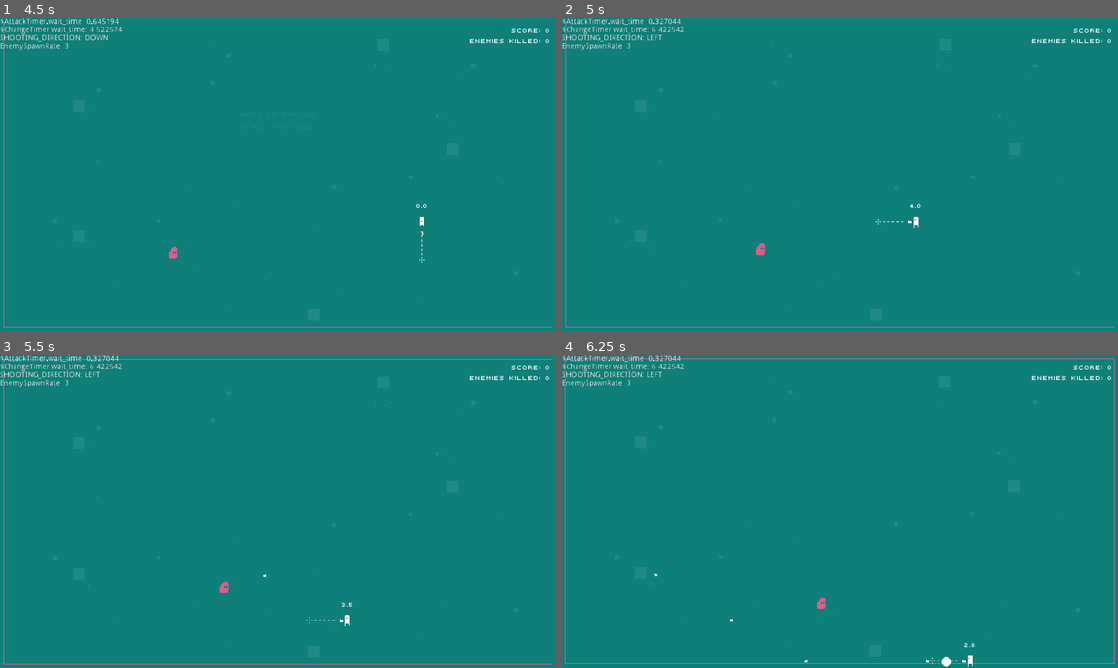
Above: before the commit, frames 1-4 (two rows, left to right).
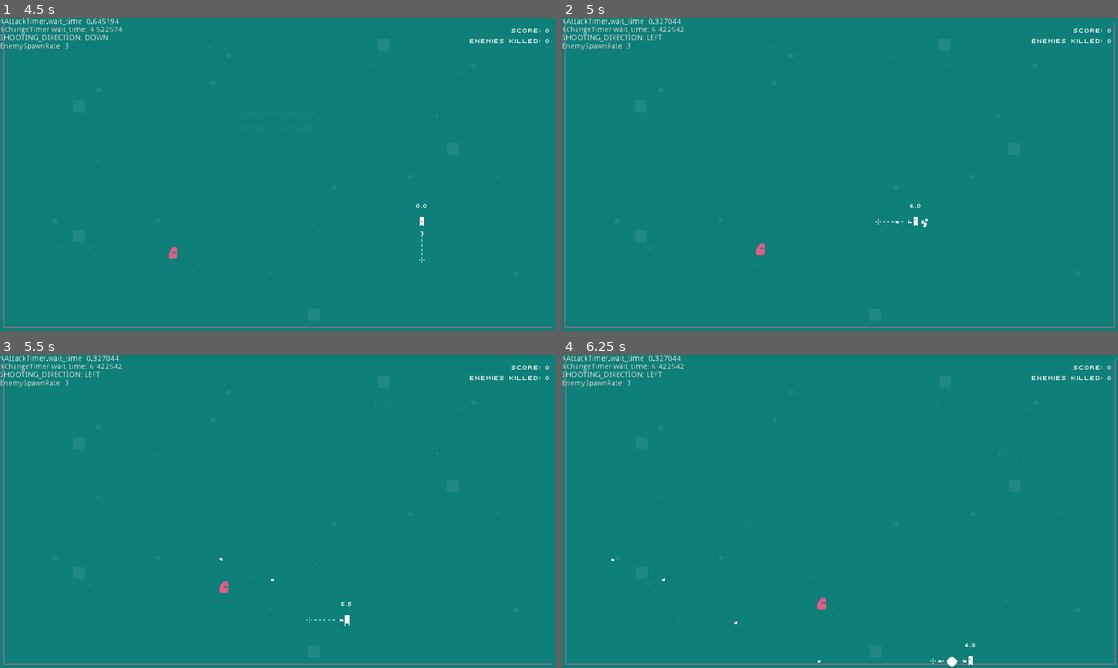
Above: after the commit, the same moments.

Repository: skarnl/gmtk-game-jam
Game: Godot game, scene res://screens/game/game.tscn
Same seed, same stepped clock (60 frames per second), same inputs: the game is played once before the commit and once after it. This scene is started directly instead of the project's main scene. Sound files missing from this copy of the repository are replaced by a short silence.
Inputs (mouse positions are in pixels of both pictures, inside the frame that each line leads up to):
- Up to frame 1 (4.5 s): tap Enter at 0.5 s; move the mouse to (400, 158) at 0.52 s; hold Right (ui_right) 0.53-1.28 s; click (400, 158) at 0.67 s; move the mouse to (166, 190) at 1.27 s; hold Down (ui_down) 1.28-2.03 s; move the mouse to (333, 105) at 2.02 s; hold Right (ui_right) 2.03-2.78 s; move the mouse to (250, 237) at 2.77 s; hold Up (ui_up) 2.78-3.53 s; click (250, 237) at 2.92 s; move the mouse to (444, 221) at 3.52 s; hold Left (ui_left) from 3.53 s (still down); move the mouse to (111, 127) at 4.27 s
- Up to frame 2 (5 s): keep holding Left (ui_left)
- Up to frame 3 (5.5 s): move the mouse to (305, 511) at 5.02 s; release Left (ui_left) at 5.03 s; hold Down (ui_down) from 5.03 s (still down); click (305, 511) at 5.17 s
- Up to frame 4 (6.25 s): move the mouse to (756, 433) at 5.77 s; release Down (ui_down) at 5.78 s; hold Right (ui_right) from 5.78 s (still down)

Frame 1 is identical in both runs. In frame 2, 0.4% of the frame differs, in the area x 0-100%, y 1-99%; in frame 3, 0.3%; in frame 4, 1.3%, in the area x 0-100%, y 1-100%.

Commit message:
Fix issue with ChangeTimer not resetting

Diff:
--- a/entities/enemy.gd
+++ b/entities/enemy.gd
@@ -23,9 +23,6 @@
 
 	movement_speed = BASE_WALKING_SPEED + rnd.randf_range(-30, 100)
 	points_when_killed = max(1, BASE_POINTS_WHEN_KILLED + (movement_speed - 100) * MOVEMENT_SPEED_POINTS_RATIO)
-
-	print("movement_speed = ", movement_speed)
-	print("points_when_killed = ", points_when_killed)
 
 func _physics_process(delta):
 	if not player_reference:
--- a/entities/player.gd
+++ b/entities/player.gd
@@ -99,10 +99,12 @@
 
 
 func _set_random_attack_time():
-	$AttackTimer.wait_time = rnd.randf_range(MIN_ATTACK_WAIT_TIME, MAX_ATTACK_WAIT_TIME)
+	$AttackTimer.stop()
+	$AttackTimer.start(rnd.randf_range(MIN_ATTACK_WAIT_TIME, MAX_ATTACK_WAIT_TIME))
 
 func _set_random_change_time():
-	$ChangeTimer.wait_time = rnd.randf_range(MIN_CHANGE_TIME, MAX_CHANGE_TIME)
+	$ChangeTimer.stop()
+	$ChangeTimer.start(rnd.randf_range(MIN_CHANGE_TIME, MAX_CHANGE_TIME))
 
 
 func _set_random_shooting_direction():
@@ -151,6 +153,8 @@
 	_set_random_attack_time()
 	_set_random_change_time()
 
+
+
 	_debug()
 
 
